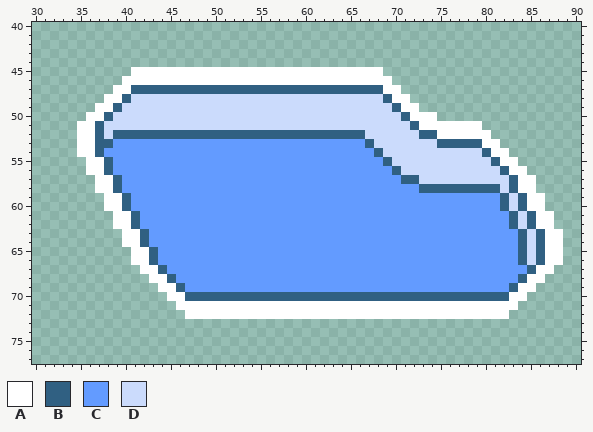
One commit to this pixel-art file: sprites/ebrake_base.aseprite. That is the earlier state.
124x124 pixels, 1 frame. Shown: x 30..90, y 40..77.
Palette (. is transparent): A #ffffff  B #306082  C #639bff  D #cbdbfc
Pixels before, first column x 35:
45 ......AAAAAAAAAAAAAAAAAAAAAAAAAAAA....................
46 .....AAAAAAAAAAAAAAAAAAAAAAAAAAAAAA...................
47 ....AABBBBBBBBBBBBBBBBBBBBBBBBBBBBAA..................
48 ...AABDDDDDDDDDDDDDDDDDDDDDDDDDDDDBAA.................
49 ..AABDDDDDDDDDDDDDDDDDDDDDDDDDDDDDDBAA................
50 .AABDDDDDDDDDDDDDDDDDDDDDDDDDDDDDDDDBAAA..............
51 AABDDDDDDDDDDDDDDDDDDDDDDDDDDDDDDDDDDBAAAAAAA.........
52 AABDBBBBBBBBBBBBBBBBBBBBBBBBBBBBDDDDDDBBAAAAAA........
53 AABBCCCCCCCCCCCCCCCCCCCCCCCCCCCCBDDDDDDDBBBBBAA.......
54 AABCCCCCCCCCCCCCCCCCCCCCCCCCCCCCCBDDDDDDDDDDDBAA......
55 .AABCCCCCCCCCCCCCCCCCCCCCCCCCCCCCCBDDDDDDDDDDDBAA.....
56 .AABCCCCCCCCCCCCCCCCCCCCCCCCCCCCCCCBDDDDDDDDDDDBAA....
57 ..AABCCCCCCCCCCCCCCCCCCCCCCCCCCCCCCCBBDDDDDDDDDDBAA...
58 ..AABCCCCCCCCCCCCCCCCCCCCCCCCCCCCCCCCCBBBBBBBBBDBAA...
59 ...AABCCCCCCCCCCCCCCCCCCCCCCCCCCCCCCCCCCCCCCCCCBDBAA..
60 ...AABCCCCCCCCCCCCCCCCCCCCCCCCCCCCCCCCCCCCCCCCCBDBAA..
61 ....AABCCCCCCCCCCCCCCCCCCCCCCCCCCCCCCCCCCCCCCCCCBDBAA.
62 ....AABCCCCCCCCCCCCCCCCCCCCCCCCCCCCCCCCCCCCCCCCCBDBAA.
63 .....AABCCCCCCCCCCCCCCCCCCCCCCCCCCCCCCCCCCCCCCCCCBDBAA
64 .....AABCCCCCCCCCCCCCCCCCCCCCCCCCCCCCCCCCCCCCCCCCBDBAA
65 ......AABCCCCCCCCCCCCCCCCCCCCCCCCCCCCCCCCCCCCCCCCBDBAA
66 ......AABCCCCCCCCCCCCCCCCCCCCCCCCCCCCCCCCCCCCCCCCBDBAA
67 .......AABCCCCCCCCCCCCCCCCCCCCCCCCCCCCCCCCCCCCCCCCBAA.
68 ........AABCCCCCCCCCCCCCCCCCCCCCCCCCCCCCCCCCCCCCCBAA..
69 .........AABCCCCCCCCCCCCCCCCCCCCCCCCCCCCCCCCCCCCBAA...
70 ..........AABBBBBBBBBBBBBBBBBBBBBBBBBBBBBBBBBBBBAA....
71 ...........AAAAAAAAAAAAAAAAAAAAAAAAAAAAAAAAAAAAAA.....
72 ............AAAAAAAAAAAAAAAAAAAAAAAAAAAAAAAAAAAA......
After the commit:
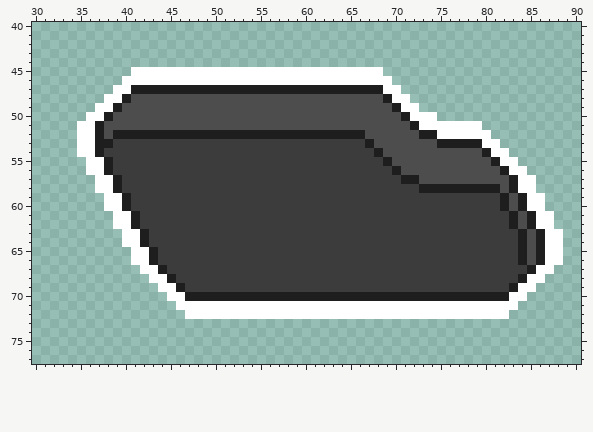
Changes in this commit:
colour B: #306082 -> #1e1e1e
colour C: #639bff -> #3c3c3c
colour D: #cbdbfc -> #4d4d4d
Where, in picture pixels (left, top, right, bottom), the same in both pictures:
changed: (95, 85, 545, 301)
